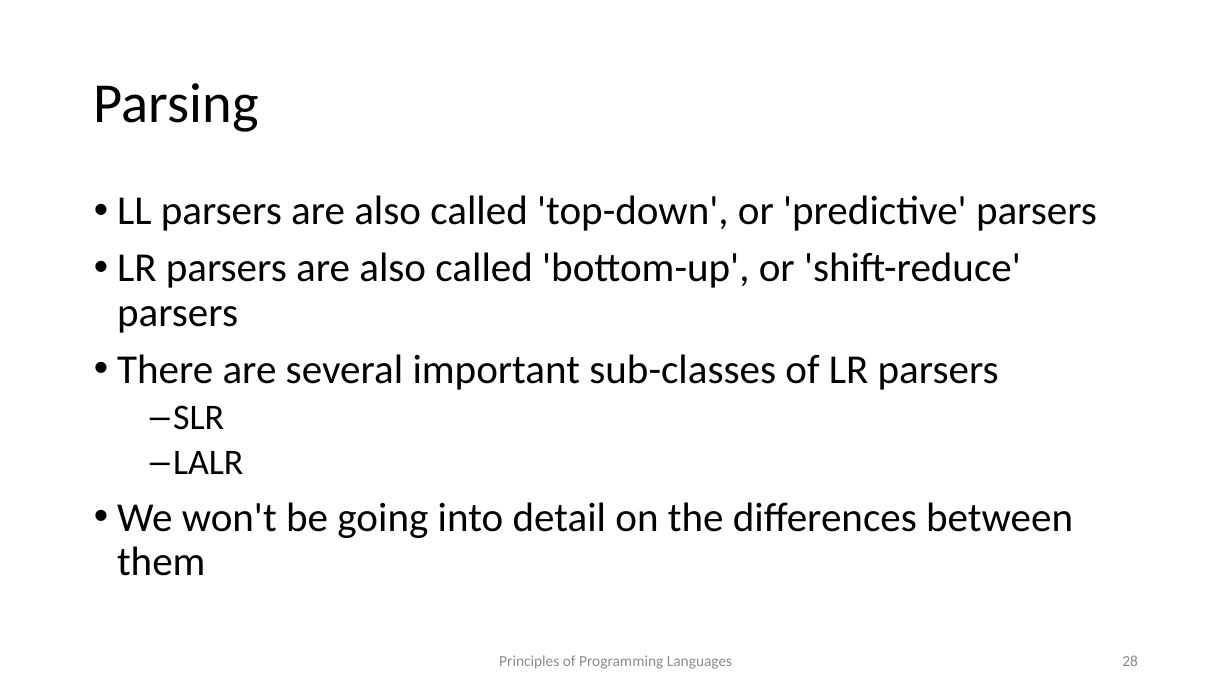
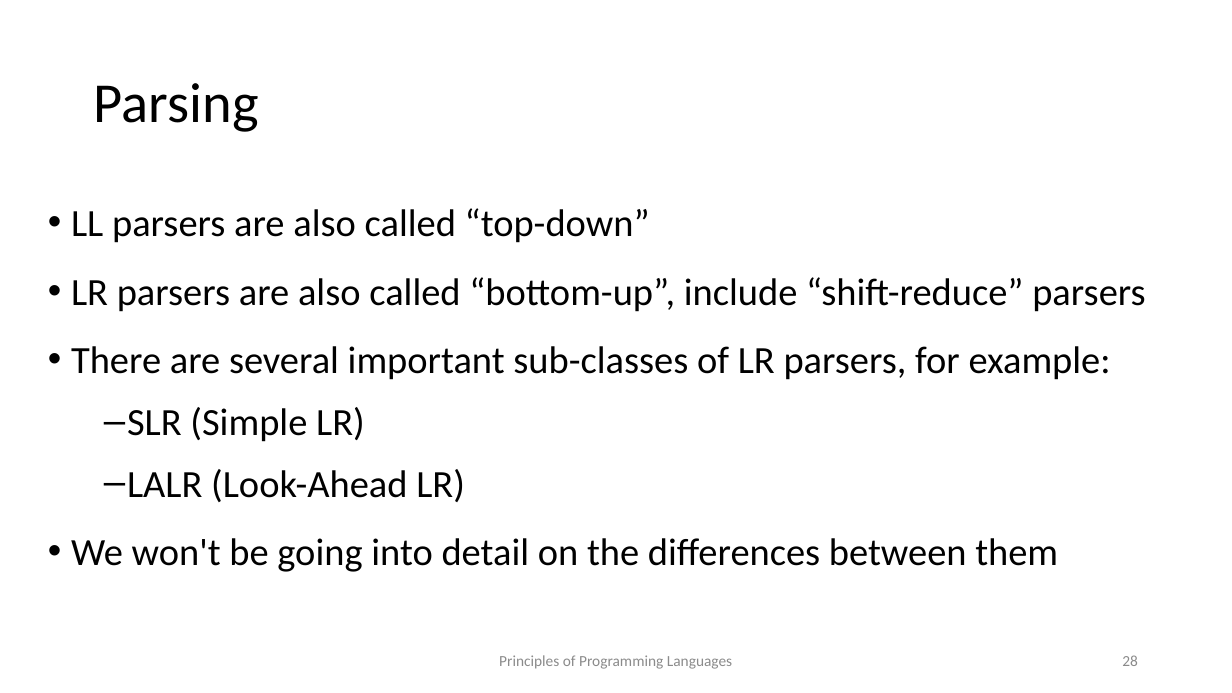
Before and after one commit to kongm/pl-design, a slide deck: slide 28 of C3-SyntacticAnalysis.pptx. Drawn at 1232x693 pixels with LibreOffice and Linux fonts; fonts in the diff are those of the drawing. Boxes give left, top, right and bottom in pixels: in the first picture for what was removed or moved away, otherwise in the second. Text is boxed around its words. In the diff, an @@ line names an element or a change of style, - is before the commit and + after.

```diff
--- a/C3-SyntacticAnalysis.pptx
+++ b/C3-SyntacticAnalysis.pptx
@@ text "LL parsers are also called ...": place and size @@
-text "LL parsers are also called ..." at (117,195,1097,576)
+text "LL parsers are also called ..." at (71,208,1145,572)
@@ text at (71,208,1145,502): text changed; size 32 to 30 pt @@
-• LL parsers are also called 'top-down', or 'predictive' parsers
-• LR parsers are also called 'bottom-up', or 'shift-reduce' parsers
-• There are several important sub-classes of LR parsers
-  – SLR
-  – LALR
+• LL parsers are also called “top-down”
+• LR parsers are also called “bottom-up”, include “shift-reduce” parsers
+• There are several important sub-classes of LR parsers, for example:
+  – SLR (Simple LR)
+  – LALR (Look-Ahead LR)
@@ text at (71,538,1058,572): size 32 to 30 pt in "We won't be going into detail on ..."; line spacing 0.9 to 1.2 @@
```
Also in this commit, not shown: 3 other slides changed, 2 slides added, 1 other file.
